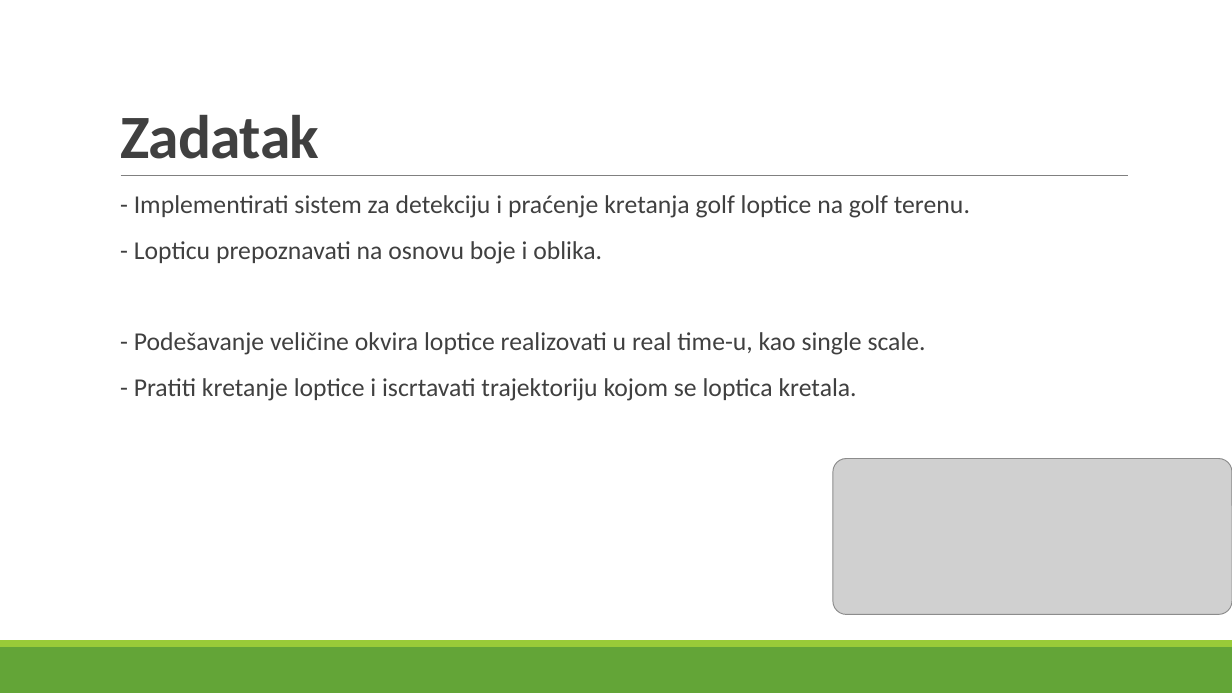
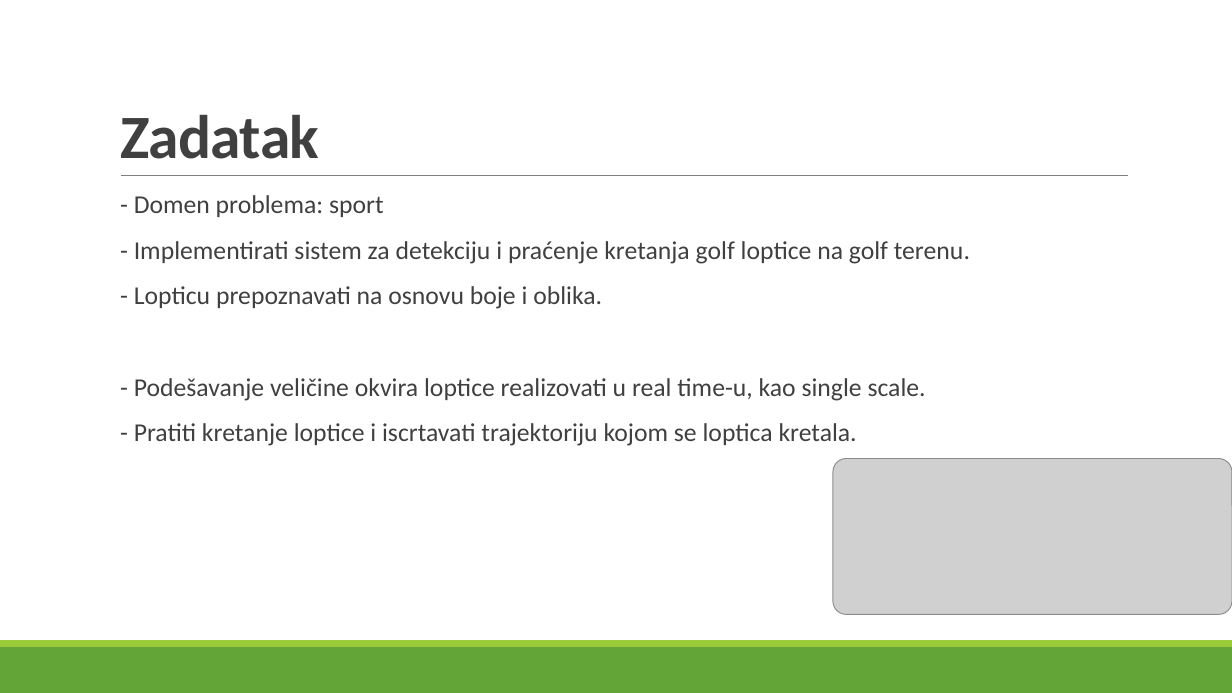
Before and after one commit to ckraisnikovic/softComputing, a slide deck: slide 2 of Detekcija i praćenje golf loptice na golf terenu.pptx. Drawn at 1232x693 pixels with LibreOffice and Linux fonts; fonts in the diff are those of the drawing; grey boxes stand for pictures. Boxes give left, top, right and bottom in pixels: in the first picture for what was removed or moved away, otherwise in the second. Text is boxed around its words. In the diff, an @@ line names an element or a change of style, - is before the commit and + after.

```diff
--- a/Detekcija i praćenje golf loptice na golf terenu.pptx
+++ b/Detekcija i praćenje golf loptice na golf terenu.pptx
@@ text at (x1=134, y1=195, x2=384, y2=217): paragraph added @@
+  - Domen problema: sport
```
Also in this commit, not shown: 12 other slides changed, 4 slides added.
